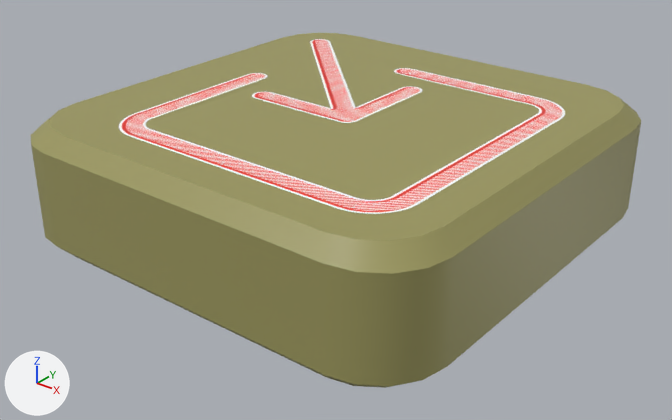
Two versions of the Blender file Assets/Prefabs/ResizePlatform.blend, one commit apart.
One viewpoint serves both versions: a 50 mm camera at (2.04, -2.59, 1.42) aimed at (0.02, -0.07, -0.15). Arrows for +X, +Y and +Z are at lower left; the lights stay in place.

Names of what the first picture shows: 'tassello_colorato'.
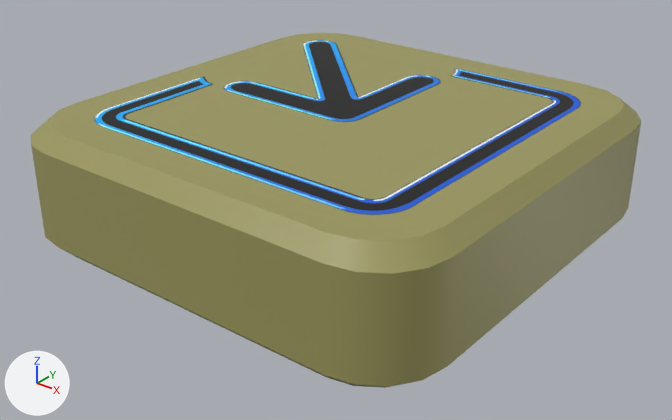
Where the change shows, as pixel boxes [x1, y1, x2, y2] in the pictures (672 x 420 px):
'tassello_colorato', surface changed
    both: [91, 36, 584, 218]

The change in detail:
Picture 'transparent-arrows-icon-minimize-icon-basic-application-icon-5f' (img_transparent_arrows_icon_minimize_icon_basic_application_icon_5f) is new.
Material 'texture_ber' (mat_texture_ber) changes its picture from img_transparent_basic_ui_icon_inside_icon_ui_icon_607c441cba3c0 to img_transparent_arrows_icon_minimize_icon_basic_application_icon_5f.
